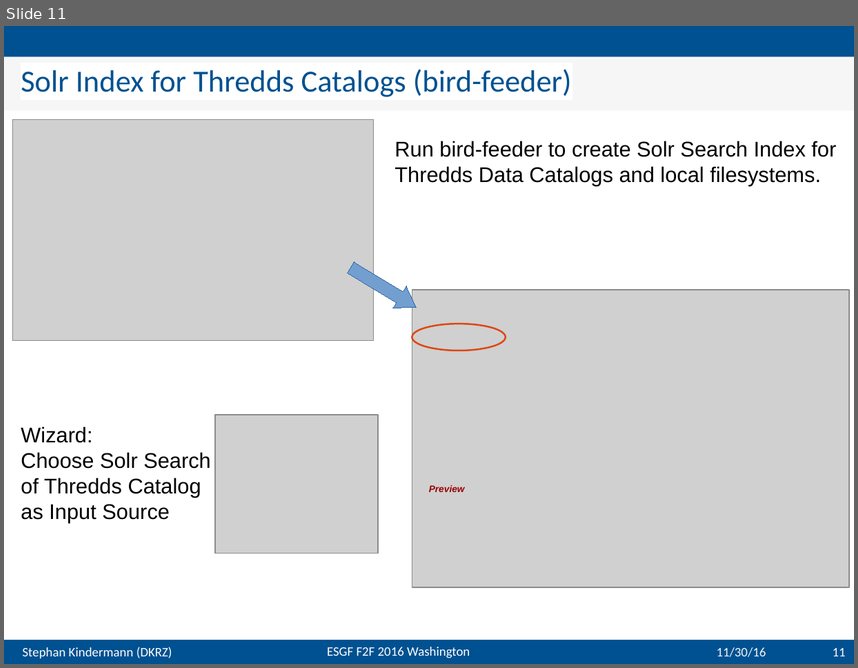
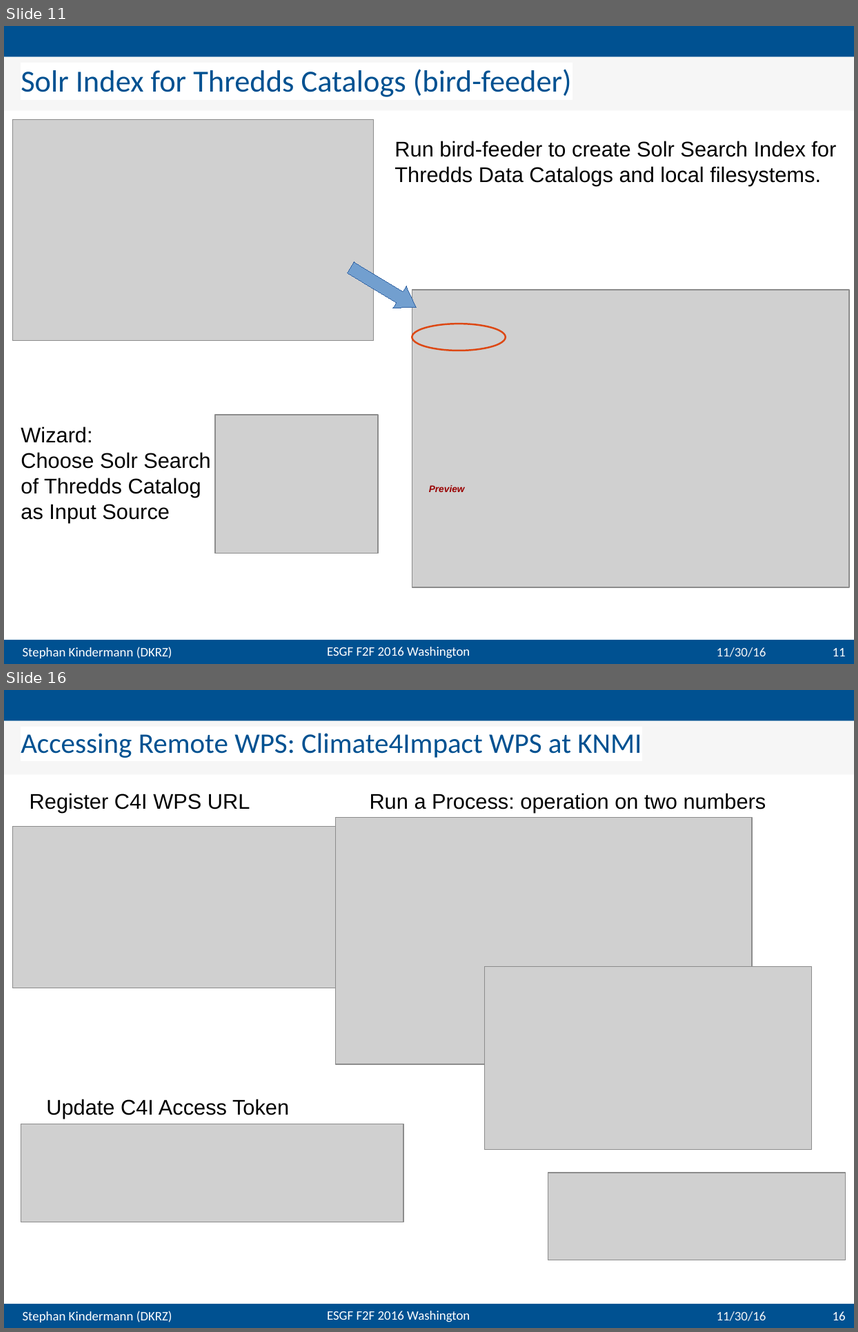
Before and after one commit to bird-house/birdhouse-docs, a slide deck: slides/birdhouse-esgf-f2f-2016/birdhouse-esgf-f2f-2016_dkrz.odp. Shown one above the other, each under a label of ours: slide 11 before the commit, slides 11 and 16 after it; the slides between them are not shown. The pictures are 858x668 and 858x1332 pixels, drawn with LibreOffice and Linux fonts; fonts in the diff are those of the drawing; grey boxes stand for pictures; background and template pictures are left out. Boxes give left, top, right and bottom in pixels: in the first picture for what was removed or moved away, otherwise in the second. Text is boxed around its words. In the diff, an @@ line names an element or a change of style, - is before the commit and + after.

```diff
--- a/slides/birdhouse-esgf-f2f-2016/birdhouse-esgf-f2f-2016_dkrz.odp
+++ b/slides/birdhouse-esgf-f2f-2016/birdhouse-esgf-f2f-2016_dkrz.odp
@@ slide 16 added at [4, 690, 854, 1328], background #FFFFFF; not listed: 4 template elements that a slide beside it also shows @@
@@ title added at [4, 720, 854, 774], fill #F6F6F6, 24 pt, text #005191 @@
+Accessing Remote WPS: Climate4Impact WPS at KNMI
@@ text added at [30, 793, 250, 812], 18 pt, text #000000 @@
+Register C4I WPS URL
@@ text added at [370, 793, 766, 812], 18 pt, text #000000 @@
+Run a Process: operation on two numbers
@@ picture added at [12, 826, 404, 987] @@
@@ picture added at [335, 818, 752, 1064] @@
@@ picture added at [484, 966, 811, 1149] @@
@@ text added at [46, 1098, 289, 1118], 18 pt, text #000000 @@
+Update C4I Access Token
@@ picture added at [21, 1123, 404, 1222] @@
@@ picture added at [548, 1172, 846, 1259] @@
@@ text added at [717, 1311, 766, 1321], 11 pt, text #F6F6F6 @@
+11/30/16
@@ page number added at [833, 1311, 846, 1320], 11 pt, text #FFFFFF @@
+16
```
Also in this commit, not shown: 9 other slides added, 2 slides removed.
